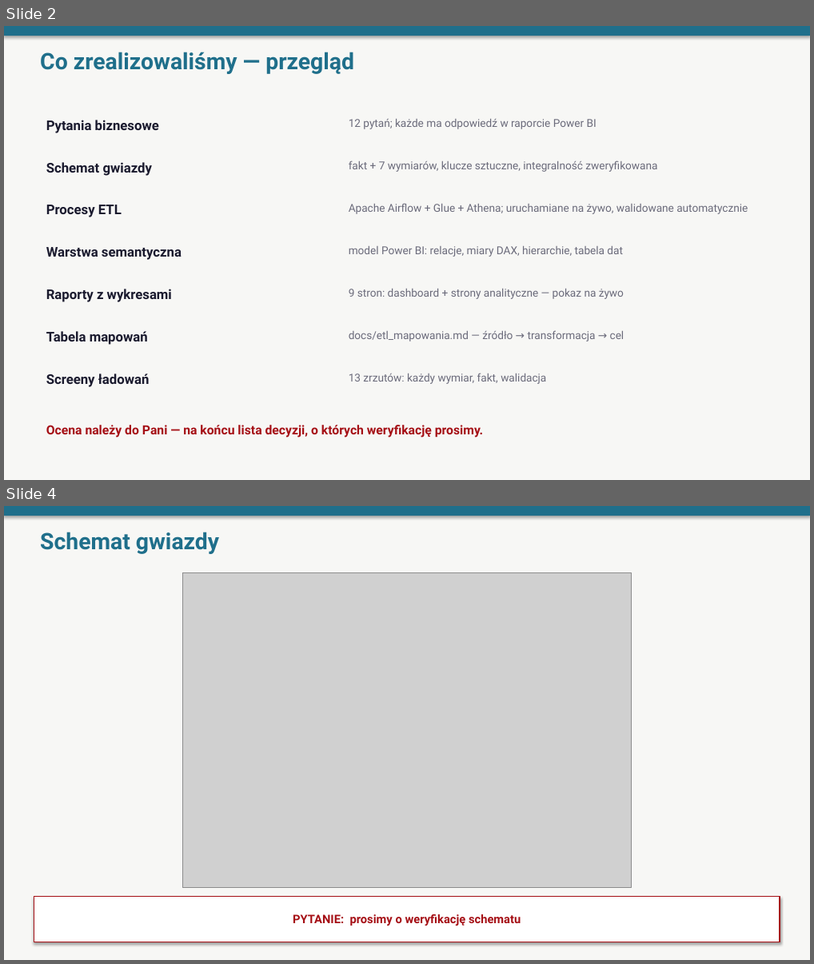
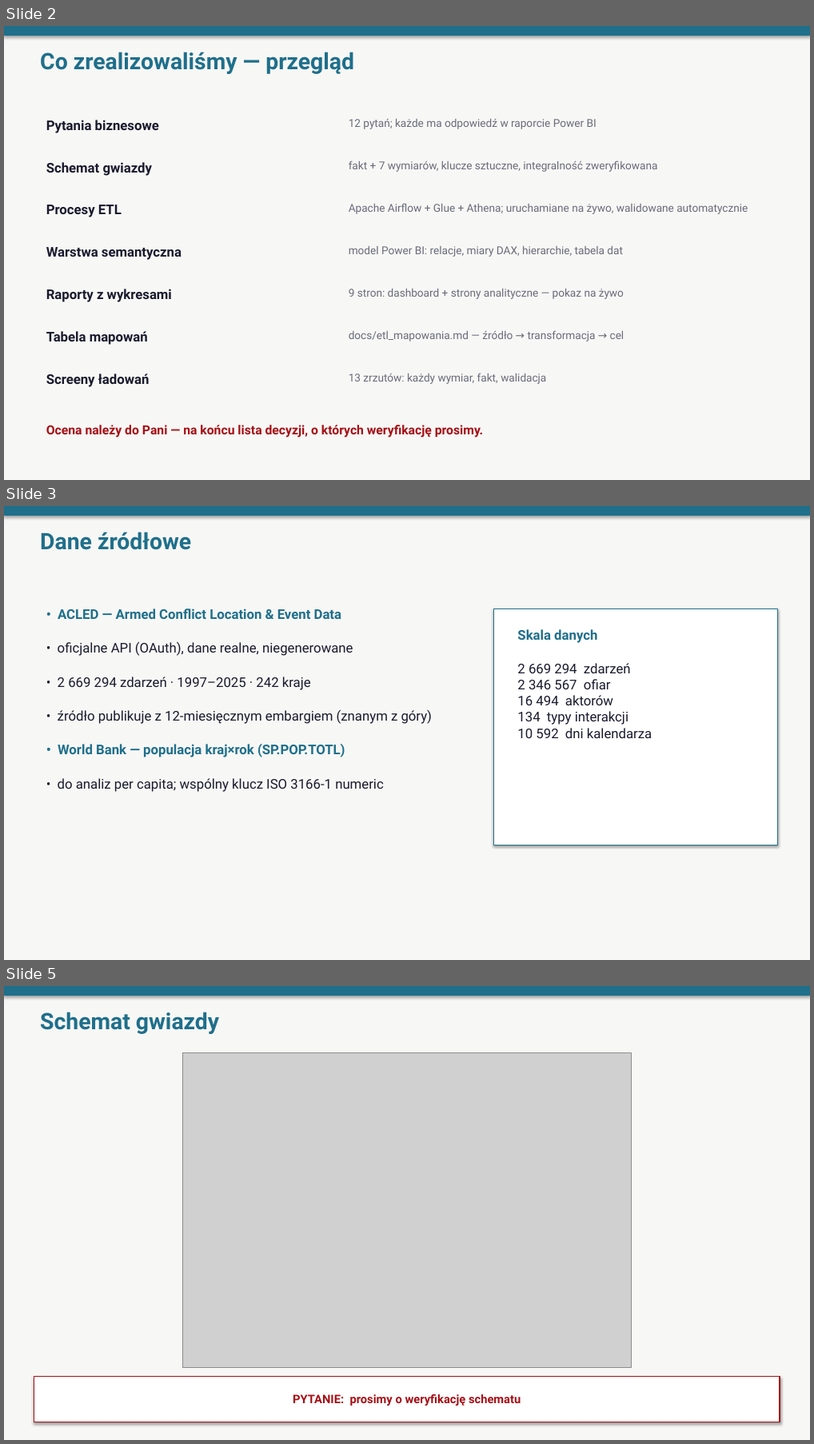
Before and after one commit to oskarfightingthekube/acled-etl-dashboard, a slide deck: docs/prezentacja_obrona.pptx. Shown one above the other, each under a label of ours: slides 2 and 4 before the commit, slides 2, 3 and 5 after it; the slides between them are not shown. The pictures are 814x964 and 814x1444 pixels, drawn with LibreOffice and Linux fonts; fonts in the diff are those of the drawing; grey boxes stand for pictures. Boxes give left, top, right and bottom in pixels: in the first picture for what was removed or moved away, otherwise in the second. Text is boxed around its words. In the diff, an @@ line names an element or a change of style, - is before the commit and + after.

```diff
--- a/docs/prezentacja_obrona.pptx
+++ b/docs/prezentacja_obrona.pptx
@@ slide 3 added at (4, 506, 810, 960), background #F7F7F5 @@
@@ rectangle added at (4, 506, 810, 516), fill #1F6F8B @@
@@ text added at (40, 532, 191, 550), 27 pt, text #1F6F8B, bold @@
+Dane źródłowe
@@ text added at (58, 608, 342, 619), 16 pt, text #1F6F8B, bold @@
+• ACLED — Armed Conflict Location & Event Data
@@ rectangle added at (494, 609, 778, 844), fill #FFFFFF, outline #1F6F8B 0.75 pt @@
@@ text added at (58, 641, 354, 656), 16 pt, text #1A1A2E @@
+• oficjalne API (OAuth), dane realne, niegenerowane
@@ text added at (518, 629, 598, 643), 16 pt, text #1F6F8B, bold @@
+Skala danych
@@ text added at (518, 663, 652, 738), 16 pt, text #1A1A2E @@
+2 669 294 zdarzeń
+2 346 567 ofiar
+16 494 aktorów
+134 typy interakcji
+10 592 dni kalendarza
@@ text added at (58, 676, 311, 690), 16 pt, text #1A1A2E @@
+• 2 669 294 zdarzeń · 1997–2025 · 242 kraje
@@ text added at (58, 710, 433, 724), 16 pt, text #1A1A2E @@
+• źródło publikuje z 12-miesięcznym embargiem (znanym z góry)
@@ text added at (58, 744, 346, 757), 16 pt, text #1F6F8B, bold @@
+• World Bank — populacja kraj×rok (SP.POP.TOTL)
@@ text added at (58, 778, 384, 792), 16 pt, text #1A1A2E @@
+• do analiz per capita; wspólny klucz ISO 3166-1 numeric
@@ what was slide 4 is now slide 5 @@
```
Also in this commit, not shown: 1 other slide added, 1 slide removed.
